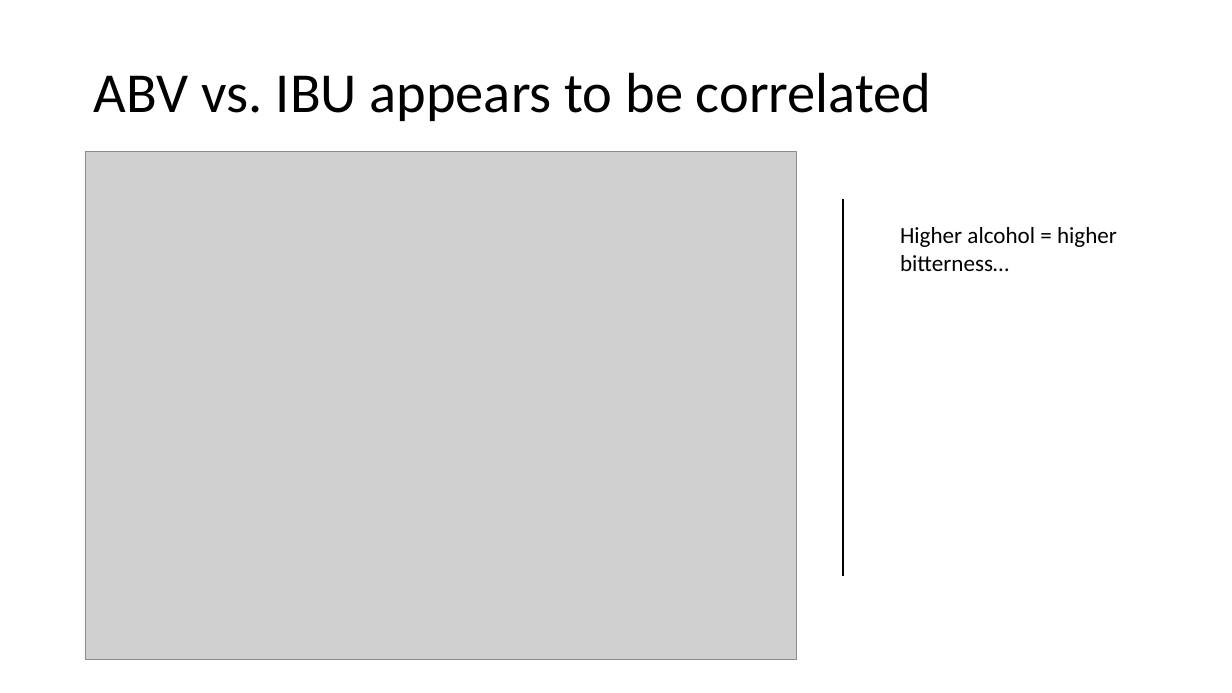
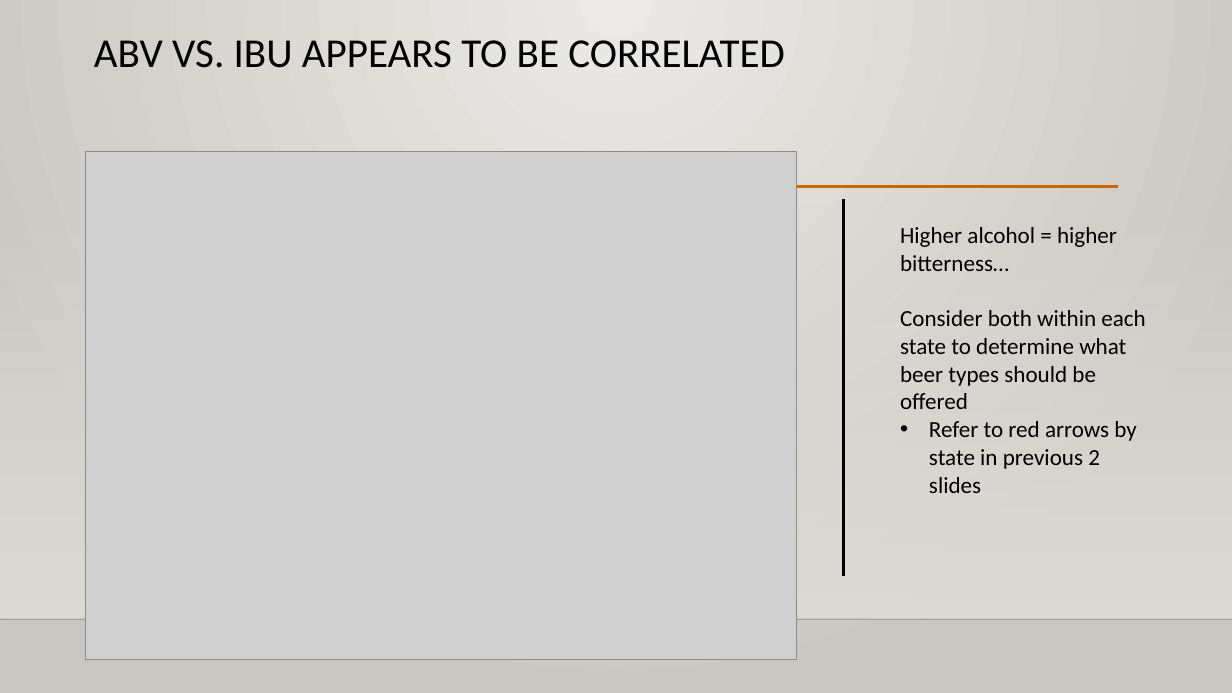
Before and after one commit to sjohnson1039/CaseStudy_01, a slide deck: slide 10 of CaseStudy_01.pptx (slide 8 before the commit). Drawn at 1232x693 pixels with LibreOffice and Linux fonts; fonts in the diff are those of the drawing; grey boxes stand for pictures; background and template pictures are left out. Boxes give left, top, right and bottom in pixels: in the first picture for what was removed or moved away, otherwise in the second. Text is boxed around its words. In the diff, an @@ line names an element or a change of style, - is before the commit and + after.

```diff
--- a/CaseStudy_01.pptx
+++ b/CaseStudy_01.pptx
@@ background #FFFFFF to gradient #ECEAE7 to #CAC7C1 @@
@@ title "ABV VS. IBU APPEARS TO ..." at (94, 40, 784, 68): vertical alignment middle to top @@
@@ title at (94, 40, 784, 68): text changed; size 44 to 32 pt @@
-ABV vs. IBU appears to be correlated
+ABV VS. IBU APPEARS TO BE CORRELATED
@@ rectangle added at (0, 204, 1232, 619), fill gradient #DFDBD5 @@
@@ line added from (147, 187) to (1118, 187), #CC6600 2.5 pt @@
@@ line (844, 200) - (844, 576): stroke #000000 1.5 pt to #000000 1.75 pt @@
@@ text at (900, 310, 1145, 493): paragraphs added @@
+Consider both within each state to determine what beer types should be offered
+• Refer to red arrows by state in previous 2 slides
@@ line added from (0, 619) to (1232, 619), #000001 1 pt @@
```
Also in this commit, not shown: 7 other slides changed, 3 slides added.
